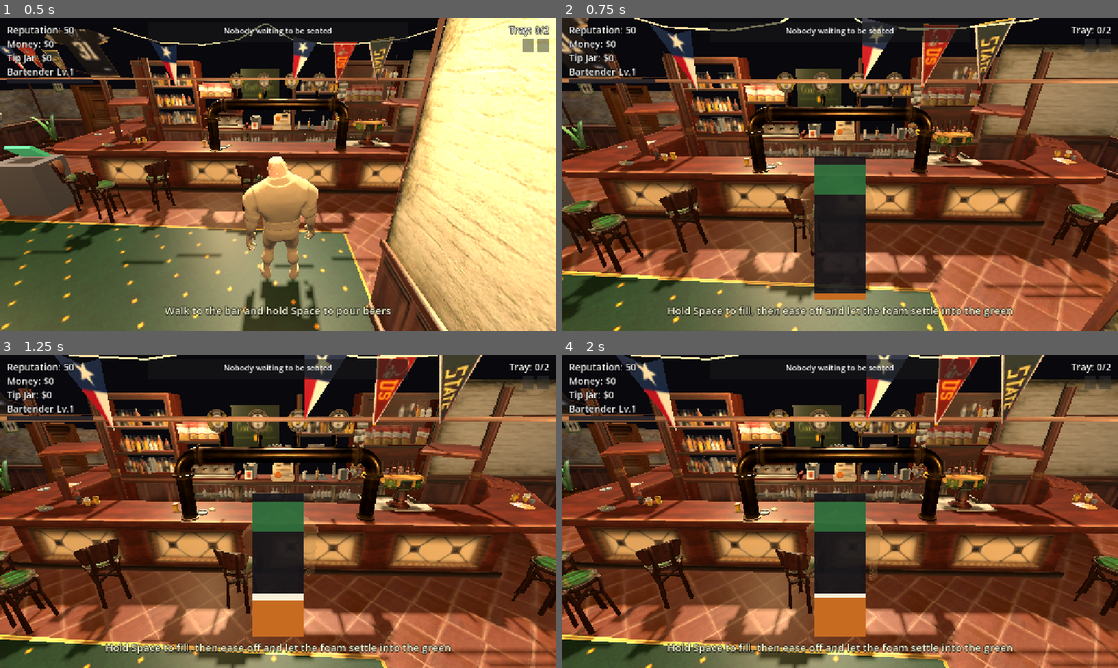
Above: before the commit, frames 1-4 (two rows, left to right).
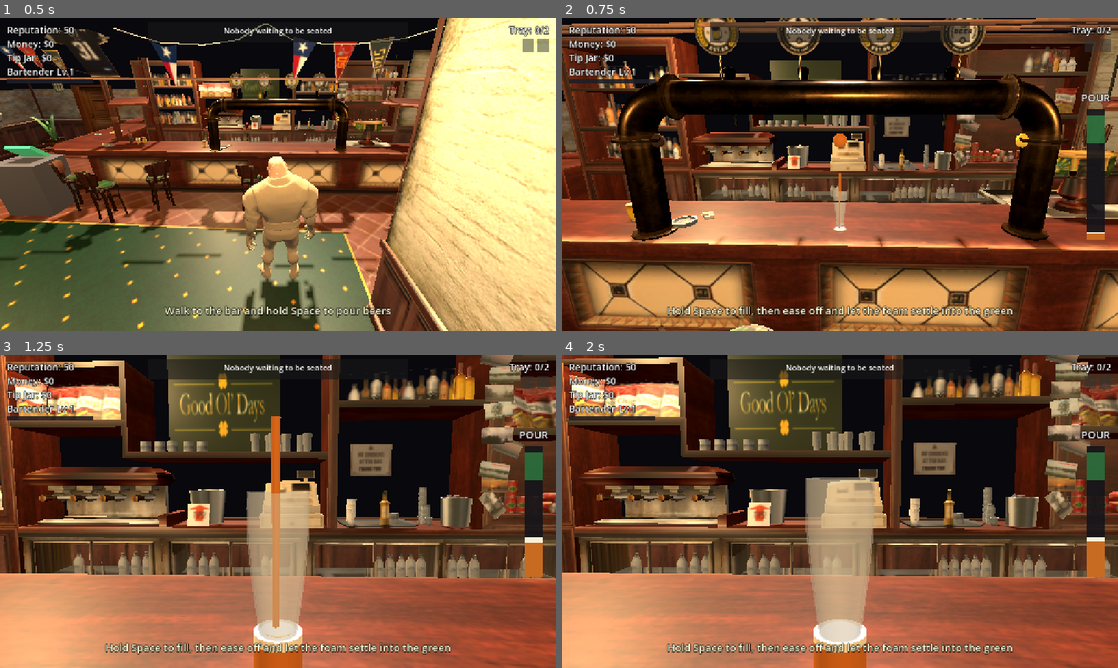
Above: after the commit, the same moments.

Repository: derrxb/puzzles
Game: Godot game, scene res://scenes/Main.tscn
The game is run twice, just before and just after one commit, with the same random seed, the same clock (stepped at 60 frames per second) and the same inputs.
Inputs (mouse positions are in pixels of both pictures, inside the frame that each line leads up to):
- Up to frame 1 (0.5 s): no input
- Up to frame 2 (0.75 s): tap Enter at 0.5 s; move the mouse to (812, 237) at 0.52 s; hold W (move_up) from 0.53 s (still down); hold Space (pour) from 0.53 s (still down); click (812, 237) at 0.67 s
- Up to frame 3 (1.25 s): keep holding W (move_up); keep holding Space (pour)
- Up to frame 4 (2 s): release W (move_up) at 1.25 s; release Space (pour) at 1.25 s; drag from (1006, 558) to (812, 574) at 1.27 s

Frame 1 is identical in both runs. In frame 2, 83% of the frame differs, in the area x 0-100%, y 0-100%; in frame 3, 81%; in frame 4, 82%.

Commit message:
feat(pour): first-person pour view with the pint glass model
Pouring now auto-switches to a close first-person shot of the glass under the
tap (Brewpub-style) and returns to third person when you walk away:

- New beer_glass.glb (bierglas pint, decimated ~80k->8k tris, upright/centred)
  is the active pour glass; tray still uses the mug.
- _pour_cam blends in whenever you're at a tap and able to pour; the bartender
  hides so he doesn't block the view. Movement stays camera-relative, so pushing
  back walks you out and returns to third person.
- Beer "falls in": a thin tapered emissive stream from above the rim, a pulsing
  foam splash at the surface, rising liquid + foam head.
- Pour meter restyled to a slim right-side gauge (keeps the green perfect zone)
  so the big glass is the main read.

Co-Authored-By: Claude Opus 4.8 <noreply@anthropic.com>

Diff:
--- a/bar-rush/scripts/player.gd
+++ b/bar-rush/scripts/player.gd
@@ -72,16 +72,32 @@
 
 const GLASS_H := 0.34
 const GLASS_BOTTOM := -0.17
-# Beer mug glass model (imported from Beer_Mug_Glass.usdz -> OBJ). MUG_MODEL_H is its
-# natural height in model units (base at y=0); GLASS_INNER_R is the beer/foam column
-# radius that sits just inside the mug's wall once it's scaled down to GLASS_H.
+# The TRAY glasses still use the little mug model (handled). MUG_MODEL_H is its natural
+# height in model units (base at y=0).
 const MUG_MESH := preload("res://assets/beer_mug/beer_mug.obj")
 const MUG_MODEL_H := 15.7113
-const GLASS_INNER_R := 0.075
+# The ACTIVE pour glass is the tall pint ("bierglas", decimated to ~8k tris). The glb
+# comes in upright (height on +Y, base at y=0), ~GLASS_MODEL_H units tall; GLASS_INNER_R
+# is the beer/foam column radius that sits just inside its wall once scaled to GLASS_H.
+const GLASS_SCENE := preload("res://assets/beer_glass/beer_glass.glb")
+const GLASS_MODEL_H := 10.9157
+const GLASS_INNER_R := 0.042
 # While pouring, the active glass sits on the counter UNDER the tap (so you watch it
 # fill where you're looking), then goes to the hand-tray once stocked. The counter top
 # is at world y=1.1, so the glass root sits at 1.1 - GLASS_BOTTOM.
 const GLASS_SIT_Y := 1.27
+
+# --- First-person "pour view" ------------------------------------------------
+# When you're standing at a tap (able to pour), the camera automatically drops into a
+# close first-person shot of the glass under the spout (Brewpub-style). Walk away and it
+# returns to third person. Movement stays on, so pushing BACK walks you out of the view.
+@export var pour_cam_up := 0.16          # camera height above the glass centre
+@export var pour_cam_back := 0.46        # camera distance toward the player side (-Z) -- close
+@export var pour_cam_look_up := 0.12     # look a touch above centre (stream entering the glass)
+@export var pour_cam_fov := 54.0
+var _pour_cam: Camera3D
+var _in_pour_view := false               # currently framed on the glass
+var _pour_anim_t := 0.0                  # time accumulator for the pour stream/splash wobble
 
 # The bartender character (Mixamo-rigged FBX). It's shown only in third person as the
 # player's body. Mesh names survived, so the face gets its real texture; the body uses a
@@ -138,6 +154,8 @@
 var _active_foam: MeshInstance3D
 var _pour_stream: MeshInstance3D            # beer falling into the glass while pouring
 var _pour_stream_mat: StandardMaterial3D
+var _splash: MeshInstance3D                 # foam splash where the stream hits the surface
+var _splash_mat: StandardMaterial3D
 var _pouring_now := false                   # are we actively pouring THIS frame?
 var _active_tap_world := Vector3(0, 1.95, 4.7)  # world pos of the tap we're pouring from
 var _hold_base_y := 0.0                     # resting height of the Hold point (for bob)
@@ -167,6 +185,13 @@
 	_pitch = -0.42                  # start angled down for a 3rd-person view
 	_head.rotation.x = _pitch
 	_set_view(true)
+
+	# A separate camera for the first-person pour view. We drive its world transform
+	# directly, and hand "current" back and forth with the main spring-arm camera.
+	_pour_cam = Camera3D.new()
+	_pour_cam.fov = pour_cam_fov
+	_pour_cam.current = false
+	add_child(_pour_cam)
 	if DisplayServer.is_touchscreen_available():
 		_hint_act = "POUR"
 		_hint_dump = "DUMP"
@@ -385,6 +410,45 @@
 		_head.rotation.x = _pitch
 
 
+# The world transform for the first-person pour shot: a camera up-and-back from the glass
+# that sits under the active tap, looking slightly down at it with the spout in frame.
+func _pour_target_xform() -> Transform3D:
+	var g := Vector3(_active_tap_world.x, GLASS_SIT_Y, _active_tap_world.z)
+	var cam_pos := g + Vector3(0.0, pour_cam_up, -pour_cam_back)   # player side is -Z
+	var look_at := g + Vector3(0.0, pour_cam_look_up, 0.0)
+	return Transform3D(Basis.IDENTITY, cam_pos).looking_at(look_at, Vector3.UP)
+
+
+# Blend the pour camera in when `want` (at a tap, able to pour) and back out when not.
+# We seed it from the main camera on entry so the switch is a smooth move, hide the
+# bartender while we're looking first-person, and hand "current" back once we're home.
+func _update_pour_camera(delta: float, want: bool) -> void:
+	if want and not _in_pour_view:
+		_pour_cam.global_transform = _camera.global_transform
+		_pour_cam.fov = _camera.fov
+		_pour_cam.current = true
+		_in_pour_view = true
+		if _char != null:
+			_char.visible = false
+	elif not want and _in_pour_view:
+		_in_pour_view = false
+
+	if _in_pour_view:
+		var k := clampf(delta * 6.0, 0.0, 1.0)
+		_pour_cam.global_transform = _pour_cam.global_transform.interpolate_with(_pour_target_xform(), k)
+		_pour_cam.fov = lerpf(_pour_cam.fov, pour_cam_fov, k)
+	elif _pour_cam.current:
+		# Returning to third person: glide back onto the main camera, then hand off.
+		var k := clampf(delta * 8.0, 0.0, 1.0)
+		_pour_cam.global_transform = _pour_cam.global_transform.interpolate_with(_camera.global_transform, k)
+		_pour_cam.fov = lerpf(_pour_cam.fov, _camera.fov, k)
+		if _pour_cam.global_transform.origin.distance_to(_camera.global_transform.origin) < 0.06:
+			_camera.current = true
+			_pour_cam.current = false
+			if _char != null:
+				_char.visible = true
+
+
 func _process(delta: float) -> void:
 	var counter := get_tree().get_first_node_in_group("counter")
 	var tap := {}
@@ -406,6 +470,7 @@
 	# Space is the single action key. Priority: ring up at the register > serve a
 	# nearby customer > pour at a tap.
 	var pouring := false
+	var serveable := false
 	if at_register:
 		_handle_register(gm, delta)
 	else:
@@ -413,6 +478,7 @@
 			gm.register_end()                    # we walked away from the register
 		var customer := _nearest_waiting_customer()
 		var can_serve := customer != null and _find_tray_glass(customer.get_order()) != -1
+		serveable = can_serve
 		if can_serve:
 			if Input.is_action_just_pressed("pour"):
 				_serve_to(customer)
@@ -434,6 +500,10 @@
 	_pouring_now = pouring
 	if not tap.is_empty():
 		_active_tap_world = tap["position"]   # remember which faucet to pour under
+	_pour_anim_t += delta
+	# Automatically frame the glass in first person whenever we're at a tap and able to
+	# pour (not at the register, no customer to serve). Walking away returns to 3rd person.
+	_update_pour_camera(delta, near_tap and not at_register and not serveable)
 	_update_character_anim()
 	_update_char_fade()
 	_update_active_visual()
@@ -791,28 +861,30 @@
 		_tray_materials.append(mat)
 
 	# The active glass we're pouring. It's top_level so we can park it in WORLD space
-	# under the tap you're pouring from (you watch it fill where you're looking),
-	# rather than down at your hip.
+	# under the tap you're pouring from (you watch it fill where you're looking), rather
+	# than down at your hip. Parent it to the PLAYER (not $Hold) -- $Hold gets hidden while
+	# pouring (no tray), and a hidden parent would hide the glass too (top_level only frees
+	# the transform, not visibility).
 	_active_root = Node3D.new()
 	_active_root.top_level = true
-	$Hold.add_child(_active_root)
-
-	# The mug is the imported glass model (Beer_Mug_Glass.usdz -> OBJ), shown as clear
-	# glass. Its model is MUG_MODEL_H tall with its base at y=0, so we scale it to
+	add_child(_active_root)
+
+	# The active glass is the tall pint model (beer_glass.glb), shown as clear glass. It
+	# imports upright (height on +Y, base at y=0, GLASS_MODEL_H tall), so we scale it to
 	# GLASS_H and sit its base at GLASS_BOTTOM; the liquid/foam cylinders below fill it.
-	var mug := MeshInstance3D.new()
-	mug.mesh = MUG_MESH
-	var s := GLASS_H / MUG_MODEL_H
-	mug.scale = Vector3(s, s, s)
-	mug.position = Vector3(0, GLASS_BOTTOM, 0)
-	mug.rotation_degrees = Vector3(0, 150, 0)      # turn the handle to a natural angle
-	var mug_mat := _solid(Color(0.82, 0.88, 0.95, 0.16))
-	mug_mat.transparency = BaseMaterial3D.TRANSPARENCY_ALPHA
-	mug_mat.roughness = 0.05
-	mug_mat.metallic = 0.0
-	mug_mat.cull_mode = BaseMaterial3D.CULL_DISABLED   # thin glass: show both faces
-	mug.material_override = mug_mat
-	_active_root.add_child(mug)
+	var glass := MeshInstance3D.new()
+	glass.mesh = _glass_mesh()
+	var s := GLASS_H / GLASS_MODEL_H
+	glass.scale = Vector3(s, s, s)
+	glass.position = Vector3(0, GLASS_BOTTOM, 0)
+	var glass_mat := _solid(Color(0.85, 0.90, 0.96, 0.28))
+	glass_mat.transparency = BaseMaterial3D.TRANSPARENCY_ALPHA
+	glass_mat.roughness = 0.04
+	glass_mat.metallic = 0.0
+	glass_mat.specular = 0.8                            # catch highlights so the walls read
+	glass_mat.cull_mode = BaseMaterial3D.CULL_DISABLED   # thin glass: show both faces
+	glass.material_override = glass_mat
+	_active_root.add_child(glass)
 
 	# Beer + foam sit INSIDE the glass (radius kept just under the mug's inner wall).
 	_active_liquid = MeshInstance3D.new()
@@ -826,15 +898,31 @@
 	_active_foam.material_override = _solid(Globals.FOAM_COLOR)
 	_active_root.add_child(_active_foam)
 
-	# A thin "stream" of beer that appears above the glass while actively pouring,
-	# reaching down from the rim to the current beer surface. Sells the pour.
+	# A "stream" of beer that appears above the glass while actively pouring, reaching down
+	# from the spout to the current beer surface. Tapered (wider at the spout, thinner as it
+	# speeds up) and emissive so it reads as flowing beer.
 	_pour_stream = MeshInstance3D.new()
-	_pour_stream.mesh = _unit_cylinder(0.008)
+	var stream_mesh := CylinderMesh.new()
+	stream_mesh.top_radius = 0.008
+	stream_mesh.bottom_radius = 0.005
+	stream_mesh.height = 1.0
+	_pour_stream.mesh = stream_mesh
 	_pour_stream_mat = _solid(Color.WHITE)
 	_pour_stream_mat.emission_enabled = true
 	_pour_stream.material_override = _pour_stream_mat
 	_pour_stream.visible = false
 	_active_root.add_child(_pour_stream)
+
+	# A little foam splash where the stream lands, pulsing while pouring.
+	_splash = MeshInstance3D.new()
+	var splash_mesh := SphereMesh.new()
+	splash_mesh.radius = GLASS_INNER_R * 0.9
+	splash_mesh.height = GLASS_INNER_R * 0.9
+	_splash.mesh = splash_mesh
+	_splash_mat = _solid(Globals.FOAM_COLOR)
+	_splash.material_override = _splash_mat
+	_splash.visible = false
+	_active_root.add_child(_splash)
 
 	_hold_base_y = $Hold.position.y
 
@@ -848,12 +936,23 @@
 		else:
 			_tray_glasses[i].visible = false
 
-	# Active glass fills up as we pour -- parked on the counter under the tap.
-	_active_root.visible = _beer_type != -1
-	if _beer_type == -1:
+	# The active glass is parked on the counter under the tap. Show the EMPTY glass as soon
+	# as we're framed on the tap (ready to pour), and keep it while a beer is in it.
+	var show_glass := _in_pour_view or _beer_type != -1
+	_active_root.visible = show_glass
+	if not show_glass:
 		return
 	_active_root.global_position = Vector3(_active_tap_world.x, GLASS_SIT_Y, _active_tap_world.z)
 	_active_root.global_rotation = Vector3.ZERO
+
+	# Framed on the tap but nothing poured yet: just the empty glass.
+	if _beer_type == -1:
+		_active_liquid.visible = false
+		_active_foam.visible = false
+		_pour_stream.visible = false
+		_splash.visible = false
+		return
+
 	var liquid_h := GLASS_H * _liquid
 	var foam_h := GLASS_H * _foam
 	_active_liquid.visible = liquid_h > 0.001
@@ -864,17 +963,28 @@
 	_active_foam.scale.y = maxf(foam_h, 0.001)
 	_active_foam.position.y = GLASS_BOTTOM + liquid_h + foam_h / 2.0
 
-	# Pour stream: a thin beer column from the FAUCET spout down to the beer surface,
-	# visible only while actively holding the pour.
+	# Pour stream: a short beer column falling INTO the glass -- from a little above the rim
+	# down to the current beer surface (we don't run it all the way up to the far tap, which
+	# would be a long thin pole in this close shot). A small wobble sells the "flow".
 	var surface := GLASS_BOTTOM + liquid_h + foam_h
-	var spout_local := (_active_tap_world.y - GLASS_SIT_Y) - 0.05   # faucet tip in root space
-	var stream_h := maxf(spout_local - surface, 0.001)
-	_pour_stream.visible = _pouring_now and not _ruined
+	var rim := GLASS_BOTTOM + GLASS_H
+	var stream_top := minf(rim + 0.12, (_active_tap_world.y - GLASS_SIT_Y) - 0.05)
+	var stream_h := maxf(stream_top - surface, 0.001)
+	var flowing := _pouring_now and not _ruined
+	_pour_stream.visible = flowing
 	_pour_stream.scale.y = stream_h
-	_pour_stream.position.y = surface + stream_h / 2.0
+	var wobble := sin(_pour_anim_t * 26.0) * 0.004
+	_pour_stream.position = Vector3(wobble, surface + stream_h / 2.0, 0.0)
 	_pour_stream_mat.albedo_color = Globals.color_for(_beer_type)
 	_pour_stream_mat.emission = Globals.color_for(_beer_type)
 	_pour_stream_mat.emission_energy_multiplier = 0.4
+
+	# Foam splash where the stream lands on the surface, pulsing while pouring.
+	_splash.visible = flowing and liquid_h > 0.002
+	if _splash.visible:
+		var pulse := 0.8 + 0.3 * sin(_pour_anim_t * 18.0)
+		_splash.scale = Vector3(pulse, 0.4, pulse)
+		_splash.position.y = surface
 
 
 # A gentle idle bob on the carried tray/glass so it reads as "held", with a little
@@ -898,6 +1008,18 @@
 	cyl.bottom_radius = radius
 	cyl.height = 1.0
 	return cyl
+
+
+# Pull the single Mesh out of the imported glass glb (we build our own MeshInstance so we
+# can apply a clear-glass material_override, same as the old mug path).
+func _glass_mesh() -> Mesh:
+	var inst := GLASS_SCENE.instantiate()
+	var m: Mesh = null
+	for mi in _collect_meshes(inst):
+		m = mi.mesh
+		break
+	inst.free()
+	return m
 
 
 # ------------------------------------------------------------------------------
--- a/bar-rush/scripts/ui.gd
+++ b/bar-rush/scripts/ui.gd
@@ -43,8 +43,8 @@
 var _pour_liquid: ColorRect
 var _pour_foam: ColorRect
 var _pour_label: Label
-const METER_W := 120.0
-const METER_H := 330.0
+const METER_W := 42.0
+const METER_H := 300.0
 const GREEN_FROM := 0.74   # perfect-pour liquid window (bottom)
 const GREEN_TO := 0.95     # perfect-pour liquid window (top)
 
@@ -268,18 +268,19 @@
 # Pour meter
 # ------------------------------------------------------------------------------
 func _build_pour_meter() -> void:
-	# Bottom-centre so it's clearly visible while pouring and clear of the joystick
-	# (bottom-left) and POUR/DUMP buttons (bottom-right) on phones.
+	# A slim gauge pinned to the RIGHT edge, vertically centred -- it sits beside the
+	# big first-person glass in the pour view (the glass itself is the main read),
+	# clear of the joystick (bottom-left) and POUR/DUMP buttons (bottom-right).
 	_pour_root = Control.new()
-	_pour_root.anchor_left = 0.5
-	_pour_root.anchor_right = 0.5
-	_pour_root.anchor_top = 1.0
-	_pour_root.anchor_bottom = 1.0
-	_pour_root.offset_left = -METER_W / 2.0
-	_pour_root.offset_right = METER_W / 2.0
-	_pour_root.offset_top = -(METER_H + 70.0)
-	_pour_root.offset_bottom = -70.0
-	_pour_root.clip_contents = true
+	_pour_root.anchor_left = 1.0
+	_pour_root.anchor_right = 1.0
+	_pour_root.anchor_top = 0.5
+	_pour_root.anchor_bottom = 0.5
+	_pour_root.offset_left = -(METER_W + 30.0)
+	_pour_root.offset_right = -30.0
+	_pour_root.offset_top = -METER_H / 2.0
+	_pour_root.offset_bottom = METER_H / 2.0
+	_pour_root.clip_contents = false
 	_pour_root.mouse_filter = Control.MOUSE_FILTER_IGNORE
 	_pour_root.visible = false
 	add_child(_pour_root)
@@ -308,10 +309,11 @@
 	green.mouse_filter = Control.MOUSE_FILTER_IGNORE
 	_pour_root.add_child(green)
 
+	# Label centred over the slim gauge (wider than the gauge so "PERFECT!" fits).
 	_pour_label = Label.new()
 	_pour_label.text = "POUR"
-	_pour_label.position = Vector2(0, -40)
-	_pour_label.size.x = METER_W
+	_pour_label.position = Vector2(METER_W / 2.0 - 75.0, -44)
+	_pour_label.size.x = 150.0
 	_pour_label.horizontal_alignment = HORIZONTAL_ALIGNMENT_CENTER
 	_pour_label.add_theme_font_size_override("font_size", 24)
 	_pour_label.add_theme_color_override("font_outline_color", Color.BLACK)
Binary file added: bar-rush/assets/beer_glass/beer_glass.glb
Not shown, added: bar-rush/assets/beer_glass/beer_glass.glb.import
Not shown, changed: docs/index.pck
